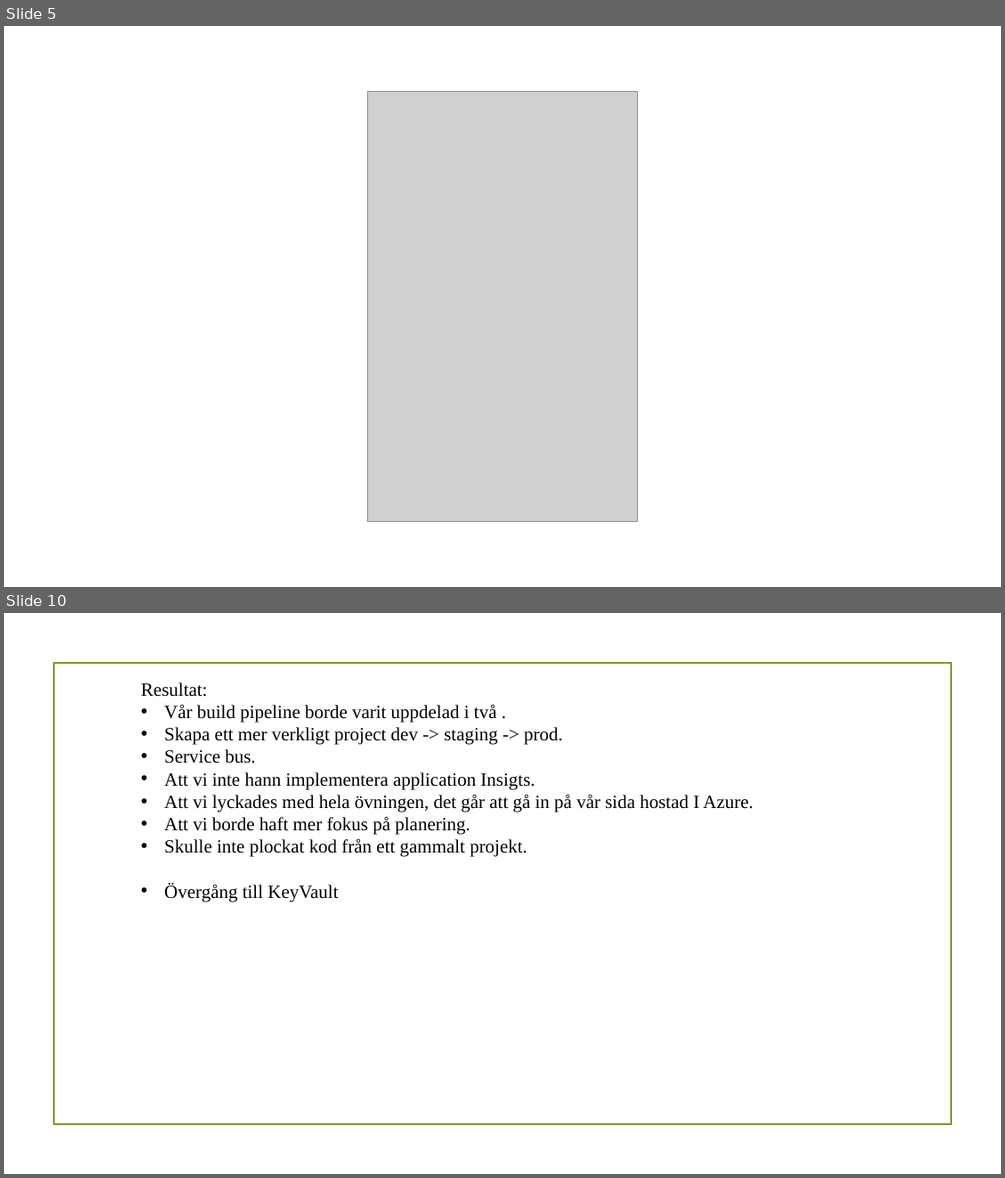
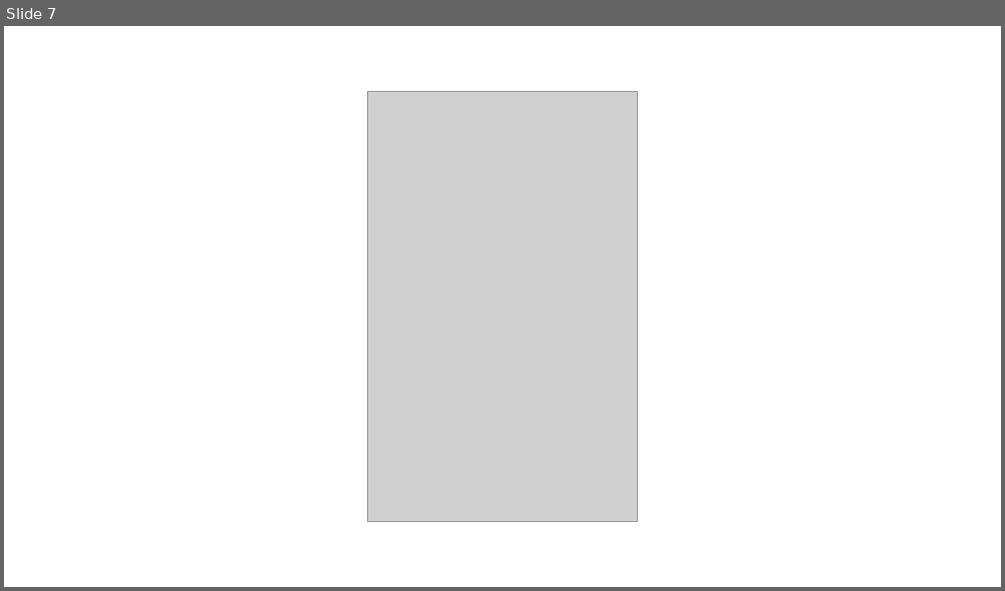
Before and after one commit to PGBSNH19/spacepark-grupp-2-b02-b04, a slide deck: Dokumentation/Geometric color block.pptx. Shown one above the other, each under a label of ours: slides 5 and 10 before the commit, slide 7 after it; the slides between them are not shown. The pictures are 1005x1178 and 1005x591 pixels, drawn with LibreOffice and Linux fonts; fonts in the diff are those of the drawing; grey boxes stand for pictures; background and template pictures are left out. Boxes give left, top, right and bottom in pixels: in the first picture for what was removed or moved away, otherwise in the second. Text is boxed around its words. In the diff, an @@ line names an element or a change of style, - is before the commit and + after.

```diff
--- a/Dokumentation/Geometric color block.pptx
+++ b/Dokumentation/Geometric color block.pptx
@@ slide 10 removed at (x1=4, y1=613, x2=1001, y2=1174), background picture (left out) @@
@@ rectangle removed at (x1=53, y1=663, x2=951, y2=1125) @@
@@ text removed at (x1=141, y1=682, x2=752, y2=901) @@
-Resultat:
-• Vår build pipeline borde varit uppdelad i två .
-• Skapa ett mer verkligt project dev -> staging -> prod.
-• Service bus.
-• Att vi inte hann implementera application Insigts.
-• Att vi lyckades med hela övningen, det går att gå in på vår sida hostad I Azure.
-• Att vi borde haft mer fokus på planering.
-• Skulle inte plockat kod från ett gammalt projekt.
-• Övergång till KeyVault
@@ what was slide 5 is now slide 7 @@
```
Also in this commit, not shown: 9 slides changed, 11 slides added, 3 other slides removed, 1 other file.
